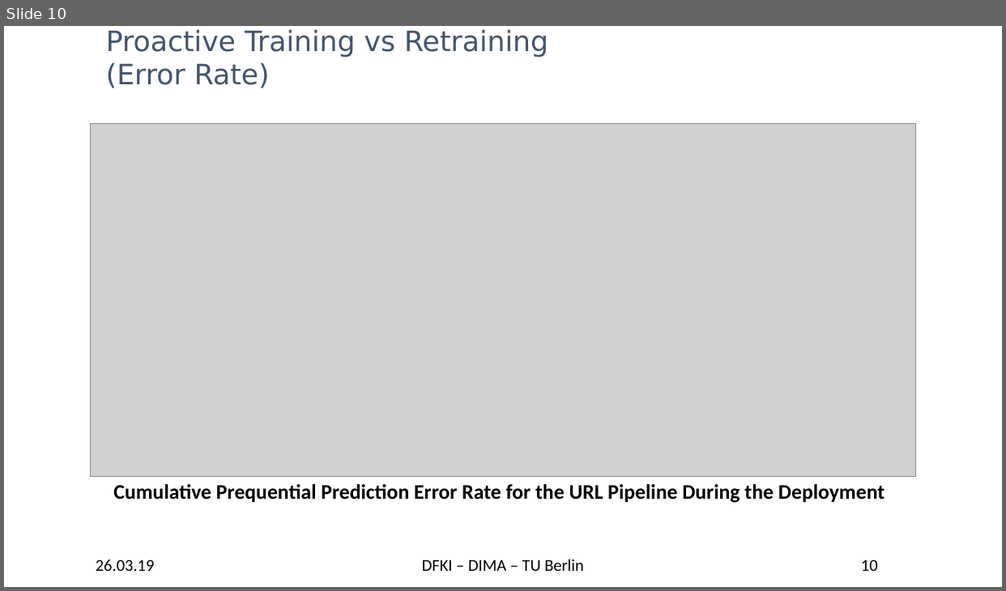
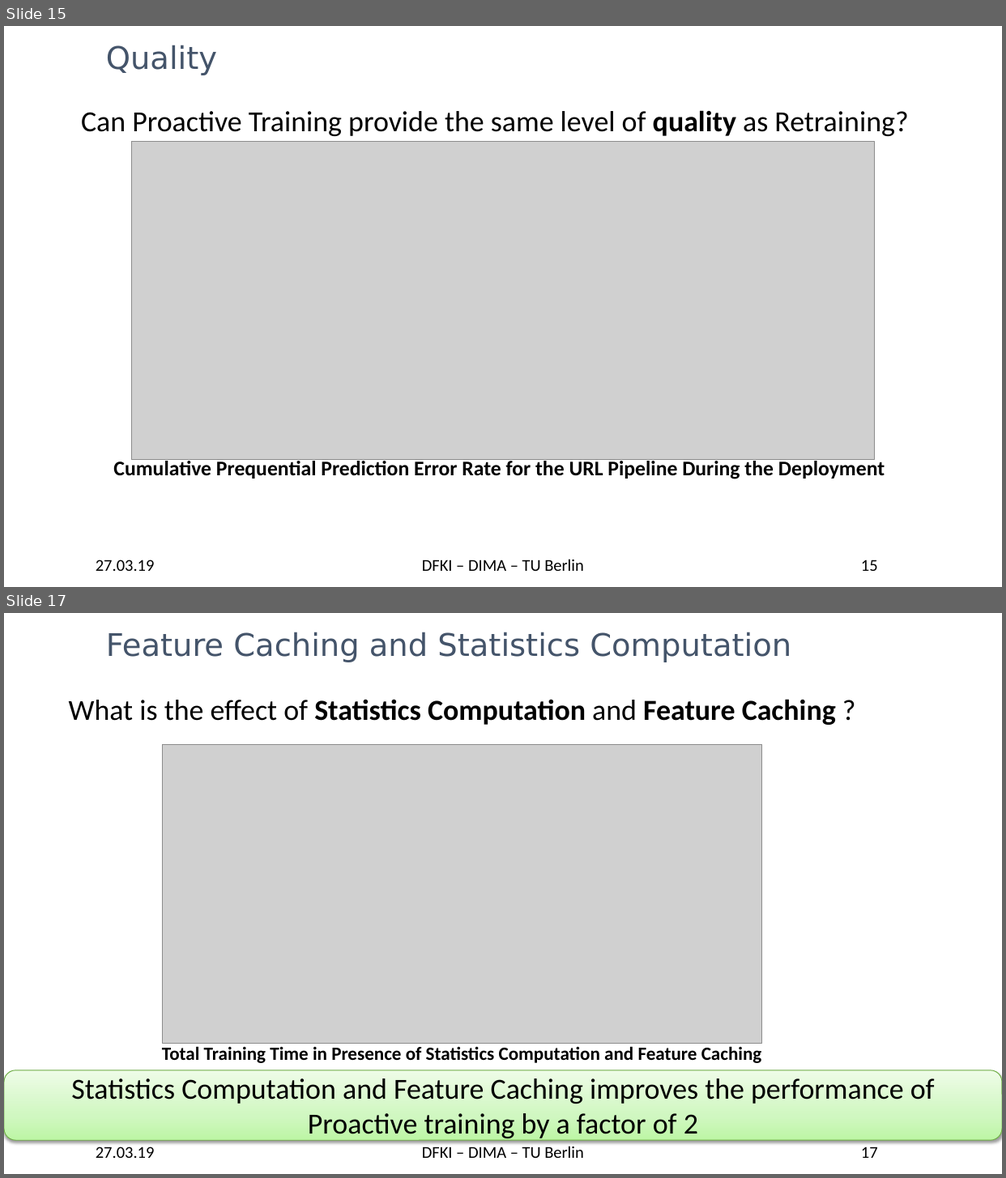
Before and after one commit to TU-Berlin-DIMA/continuous-pipeline-deployment, a slide deck: slides/edbt-2019/edbt-2019.pptx. Shown one above the other, each under a label of ours: slide 10 before the commit, slides 15 and 17 after it; the slides between them are not shown. The pictures are 1006x591 and 1006x1178 pixels, drawn with LibreOffice and Linux fonts; fonts in the diff are those of the drawing; grey boxes stand for pictures; background and template pictures are left out. Boxes give left, top, right and bottom in pixels: in the first picture for what was removed or moved away, otherwise in the second. Text is boxed around its words. In the diff, an @@ line names an element or a change of style, - is before the commit and + after.

```diff
--- a/slides/edbt-2019/edbt-2019.pptx
+++ b/slides/edbt-2019/edbt-2019.pptx
@@ slide 17 added at (4, 613, 1002, 1174), background picture (left out); not listed: 3 template elements that a slide beside it also shows @@
@@ title added at (106, 632, 791, 662), 30 pt, text #44546A @@
+Feature Caching and Statistics Computation
@@ text added at (69, 699, 836, 725), 28 pt, text #000000, bold @@
+What is the effect of Statistics Computation and Feature Caching ?
@@ picture added at (163, 744, 761, 1043) @@
@@ text added at (162, 1046, 762, 1063), 18 pt, text #000000, bold @@
+Total Training Time in Presence of Statistics Computation and Feature Caching
@@ rounded rectangle added at (4, 1071, 1002, 1141), fill gradient #BEF5A7 to #D1F7C2 to #EDFDE7, outline #6DAC43 0.75 pt, 28 pt, text #000000 @@
+Statistics Computation and Feature Caching improves the performance of Proactive training by a factor of 2
@@ what was slide 10 is now slide 15 @@
@@ slide 15 changed as well @@
@@ title at (106, 45, 217, 75): text changed; size 27 to 30 pt @@
-Proactive Training vs Retraining
-(Error Rate)
+Quality
@@ text added at (81, 110, 908, 136), 28 pt, text #000000 @@
+Can Proactive Training provide the same level of quality as Retraining?
@@ picture: place and size @@
-picture at (90, 123, 915, 476)
+picture at (131, 142, 874, 460)
@@ text "Cumulative Prequential Prediction Error Rate ...": place and size @@
-text "Cumulative Prequential Prediction Error Rate ..." at (113, 484, 884, 503)
+text "Cumulative Prequential Prediction Error Rate ..." at (113, 459, 884, 480)
@@ text at (96, 560, 155, 571): text changed @@
-26.03.19
+27.03.19
@@ page number at (861, 561, 878, 571): text changed @@
-10
+15
```
Also in this commit, not shown: 25 other slides changed, 6 other slides added, 3 slides removed, 1 other file.
